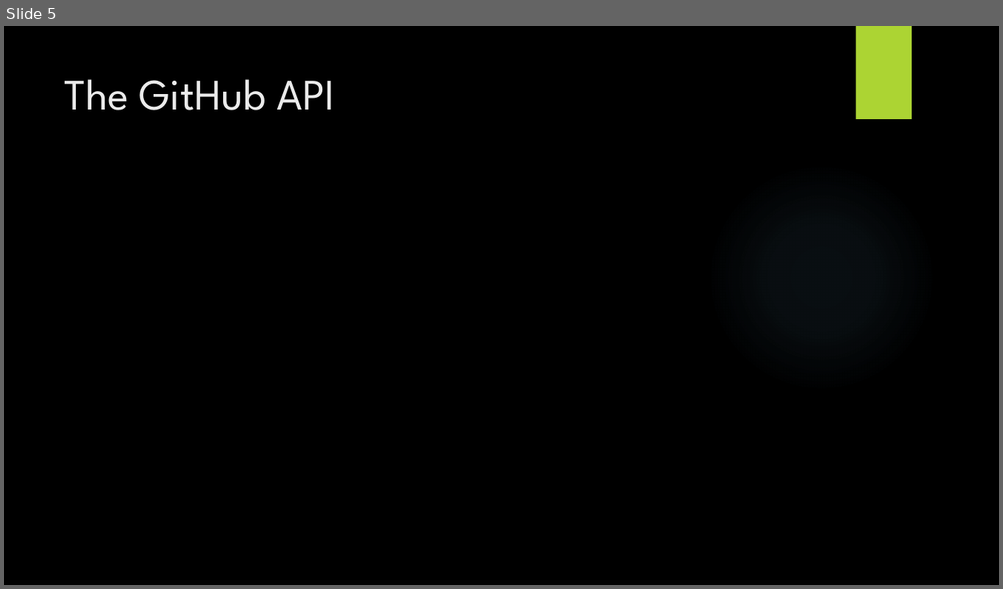
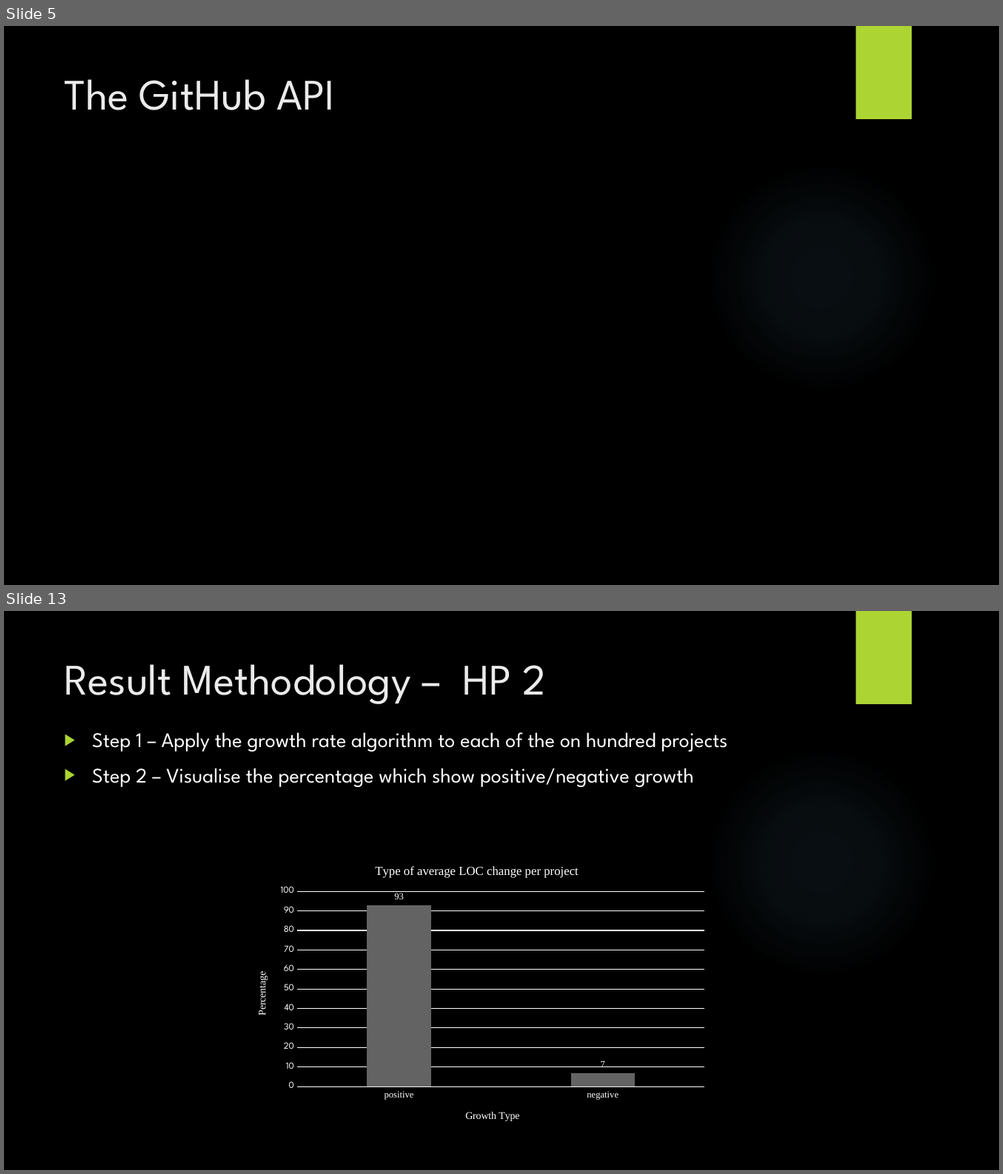
Before and after one commit to jordantoaster/Jordans-Repo, a slide deck: Research And Development Project/Documents/Resources/Presentation/PresentationLehman.pptx. Shown one above the other, each under a label of ours: slide 5 before the commit, slides 5 and 13 after it; the slides between them are not shown. The pictures are 1003x589 and 1003x1174 pixels, drawn with LibreOffice and Linux fonts; fonts in the diff are those of the drawing; background and template pictures are left out. Boxes give left, top, right and bottom in pixels: in the first picture for what was removed or moved away, otherwise in the second. Text is boxed around its words. In the diff, an @@ line names an element or a change of style, - is before the commit and + after.

```diff
--- a/Research And Development Project/Documents/Resources/Presentation/PresentationLehman.pptx
+++ b/Research And Development Project/Documents/Resources/Presentation/PresentationLehman.pptx
@@ slide 13 added at box(4, 611, 999, 1170), background picture (left out); not listed: 2 template elements that a slide beside it also shows @@
@@ title added at box(64, 664, 546, 704), 42 pt, text #EBEBEB @@
+Result Methodology – HP 2
@@ text added at box(92, 732, 728, 787), 20 pt, text #FFFFFF @@
+▶ Step 1 – Apply the growth rate algorithm to each of the on hundred projects
+▶ Step 2 – Visualise the percentage which show positive/negative growth
@@ column chart added at box(240, 851, 714, 1138) @@
+title "Type of average LOC change per project "
+categories: positive, negative
+Series 1: 93, 7
```
Also in this commit, not shown: 1 slide changed, 10 other slides added, 1 slide removed.
